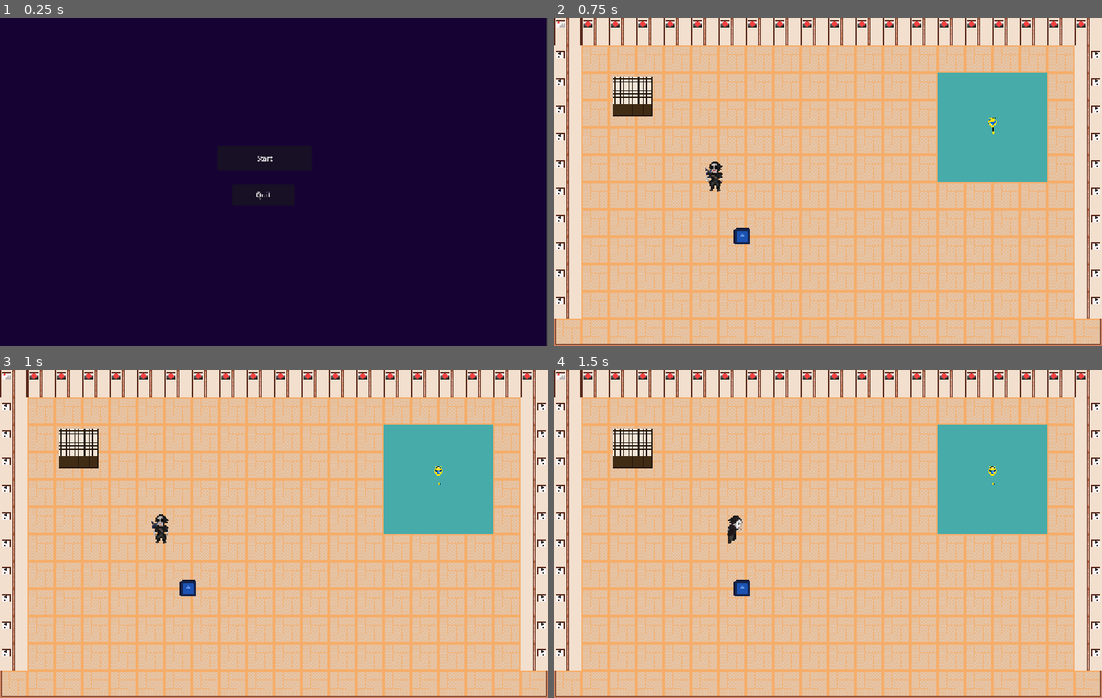
Above: before the commit, frames 1-4 (two rows, left to right).
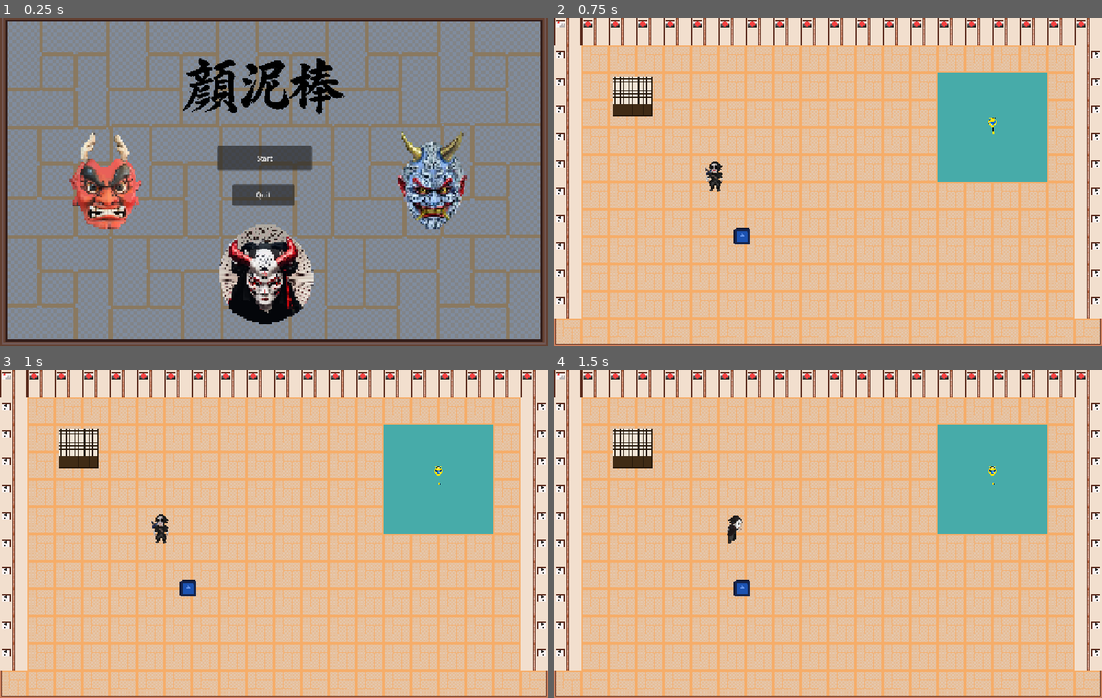
Above: after the commit, the same moments.

Repository: lajd-ufma/GGJ2026-game
Game: Godot game, scene res://menu.tscn
The game is run twice, just before and just after one commit, with the same random seed, the same clock (stepped at 60 frames per second) and the same inputs. The engine's default icon, where the game draws it, is replaced by a stand-in: a white triangle on a blue panel in a dark square.
Inputs:
- Up to frame 1 (0.25 s): no input
- Up to frame 2 (0.75 s): click "Start" at 0.5 s
- Up to frame 3 (1 s): no input
- Up to frame 4 (1.5 s): tap Enter (ui_accept) at 1.25 s; hold D (move_right) from 1.28 s (still down); hold J (shoot) from 1.28 s (still down)

The runs differ from the first frame. In frame 1, 100% of the frame differs, in the area x 0-100%, y 0-100%; in frame 2, nothing differs; in frame 3, nothing differs; in frame 4, nothing differs.

Commit message:
menu prototype 2.0

Diff:
--- a/menu.tscn
+++ b/menu.tscn
@@ -1,6 +1,11 @@
 [gd_scene format=3 uid="uid://cvsqklaxyct54"]
 
 [ext_resource type="Script" uid="uid://fliau7inoqnu" path="res://menu.gd" id="1_7rdgn"]
+[ext_resource type="Texture2D" uid="uid://db0g3a4ebydo0" path="res://assets/background/imagem_tiles.png" id="2_ytr4m"]
+[ext_resource type="Texture2D" uid="uid://hmiryuisnu17" path="res://assets/masks/mask_fujin.png" id="3_l48gv"]
+[ext_resource type="Texture2D" uid="uid://bimyd2uuajof6" path="res://assets/masks/mask_izanami.png" id="4_ecwwl"]
+[ext_resource type="Texture2D" uid="uid://qq4oo68p55mg" path="res://assets/masks/mask_kagutsuchi.png" id="5_kk3ma"]
+[ext_resource type="Texture2D" uid="uid://c3lafjsu80vrb" path="res://assets/title.png" id="6_l48gv"]
 
 [node name="menu" type="Control" unique_id=1865453434]
 layout_mode = 3
@@ -16,6 +21,152 @@
 offset_right = 1277.0
 offset_bottom = 772.0
 color = Color(0.08627451, 0.011764706, 0.20392157, 1)
+
+[node name="bg\'s" type="Node2D" parent="." unique_id=1067845891]
+modulate = Color(0.5605299, 0.701807, 0.91872835, 1)
+
+[node name="bg" type="Sprite2D" parent="bg\'s" unique_id=1028472559]
+position = Vector2(134.4, 635.4)
+scale = Vector2(1.05, 1.05)
+texture = ExtResource("2_ytr4m")
+hframes = 7
+vframes = 2
+frame = 2
+
+[node name="bg2" type="Sprite2D" parent="bg\'s" unique_id=723434369]
+position = Vector2(1145.4, 635.4)
+scale = Vector2(1.05, 1.05)
+texture = ExtResource("2_ytr4m")
+hframes = 7
+vframes = 2
+frame = 5
+
+[node name="bg3" type="Sprite2D" parent="bg\'s" unique_id=251691251]
+position = Vector2(134.4, 382.4)
+scale = Vector2(1.05, 1.05)
+texture = ExtResource("2_ytr4m")
+hframes = 7
+vframes = 2
+frame = 1
+
+[node name="bg4" type="Sprite2D" parent="bg\'s" unique_id=709151673]
+position = Vector2(134.4, 126.399994)
+rotation = 1.5707964
+scale = Vector2(1.05, 1.05)
+texture = ExtResource("2_ytr4m")
+hframes = 7
+vframes = 2
+frame = 2
+
+[node name="bg5" type="Sprite2D" parent="bg\'s" unique_id=1572961508]
+position = Vector2(1145.4, 126.399994)
+rotation = -1.5707964
+scale = Vector2(1.05, 1.05)
+texture = ExtResource("2_ytr4m")
+hframes = 7
+vframes = 2
+frame = 5
+
+[node name="bg6" type="Sprite2D" parent="bg\'s" unique_id=329229076]
+position = Vector2(1145.4, 380.4)
+rotation = -3.1415925
+scale = Vector2(1.05, 1.05)
+texture = ExtResource("2_ytr4m")
+hframes = 7
+vframes = 2
+frame = 1
+
+[node name="bg9" type="Sprite2D" parent="bg\'s" unique_id=112239224]
+position = Vector2(639.4, 635.4)
+rotation = -1.5707964
+scale = Vector2(1.05, 1.05)
+texture = ExtResource("2_ytr4m")
+hframes = 7
+vframes = 2
+frame = 1
+
+[node name="bg10" type="Sprite2D" parent="bg\'s" unique_id=1345668303]
+position = Vector2(892.4, 635.4)
+rotation = -1.5707964
+scale = Vector2(1.05, 1.05)
+texture = ExtResource("2_ytr4m")
+hframes = 7
+vframes = 2
+frame = 1
+
+[node name="bg11" type="Sprite2D" parent="bg\'s" unique_id=1981944647]
+position = Vector2(388.4, 635.4)
+rotation = -1.5707964
+scale = Vector2(1.05, 1.05)
+texture = ExtResource("2_ytr4m")
+hframes = 7
+vframes = 2
+frame = 1
+
+[node name="bg12" type="Sprite2D" parent="bg\'s" unique_id=454888350]
+position = Vector2(382.4, 126.399994)
+rotation = 1.5707964
+scale = Vector2(1.05, 1.05)
+texture = ExtResource("2_ytr4m")
+hframes = 7
+vframes = 2
+frame = 1
+
+[node name="bg13" type="Sprite2D" parent="bg\'s" unique_id=1503123727]
+position = Vector2(638.4, 126.399994)
+rotation = 1.5707964
+scale = Vector2(1.05, 1.05)
+texture = ExtResource("2_ytr4m")
+hframes = 7
+vframes = 2
+frame = 1
+
+[node name="bg14" type="Sprite2D" parent="bg\'s" unique_id=286673359]
+position = Vector2(894.4, 126.399994)
+rotation = 1.5707964
+scale = Vector2(1.05, 1.05)
+texture = ExtResource("2_ytr4m")
+hframes = 7
+vframes = 2
+frame = 1
+
+[node name="bg15" type="Sprite2D" parent="bg\'s" unique_id=1975833071]
+position = Vector2(390.4, 382.4)
+rotation = 1.5707964
+scale = Vector2(1.05, 1.05)
+texture = ExtResource("2_ytr4m")
+hframes = 7
+vframes = 2
+
+[node name="bg16" type="Sprite2D" parent="bg\'s" unique_id=1887251240]
+position = Vector2(902.4, 382.4)
+rotation = 1.5707964
+scale = Vector2(1.05, 1.05)
+texture = ExtResource("2_ytr4m")
+hframes = 7
+vframes = 2
+
+[node name="bg17" type="Sprite2D" parent="bg\'s" unique_id=1284327841]
+position = Vector2(646.4, 382.4)
+rotation = 1.5707964
+scale = Vector2(1.05, 1.05)
+texture = ExtResource("2_ytr4m")
+hframes = 7
+vframes = 2
+
+[node name="masks" type="Node2D" parent="." unique_id=892006186]
+
+[node name="Sprite2D" type="Sprite2D" parent="masks" unique_id=671987179]
+position = Vector2(1010, 377)
+texture = ExtResource("3_l48gv")
+
+[node name="Sprite2D2" type="Sprite2D" parent="masks" unique_id=1338216124]
+position = Vector2(616, 600)
+texture = ExtResource("4_ecwwl")
+
+[node name="Sprite2D3" type="Sprite2D" parent="masks" unique_id=1526426569]
+position = Vector2(250, 389)
+texture = ExtResource("5_kk3ma")
 
 [node name="button_start" type="Button" parent="." unique_id=839722650]
 layout_mode = 1
@@ -47,5 +198,10 @@
 grow_vertical = 2
 text = "Quit"
 
+[node name="Sprite2D" type="Sprite2D" parent="." unique_id=1621103133]
+position = Vector2(613, 176)
+scale = Vector2(0.3, 0.3)
+texture = ExtResource("6_l48gv")
+
 [connection signal="pressed" from="button_start" to="." method="_on_button_start_pressed"]
 [connection signal="pressed" from="button_quit" to="." method="_on_button_quit_pressed"]
Not shown, added: assets/masks/mask_fujin.png.import
Not shown, added: assets/masks/mask_izanami.png.import
Not shown, added: assets/masks/mask_kagutsuchi.png.import
Binary file added: assets/title.png
Not shown, added: assets/title.png.import
